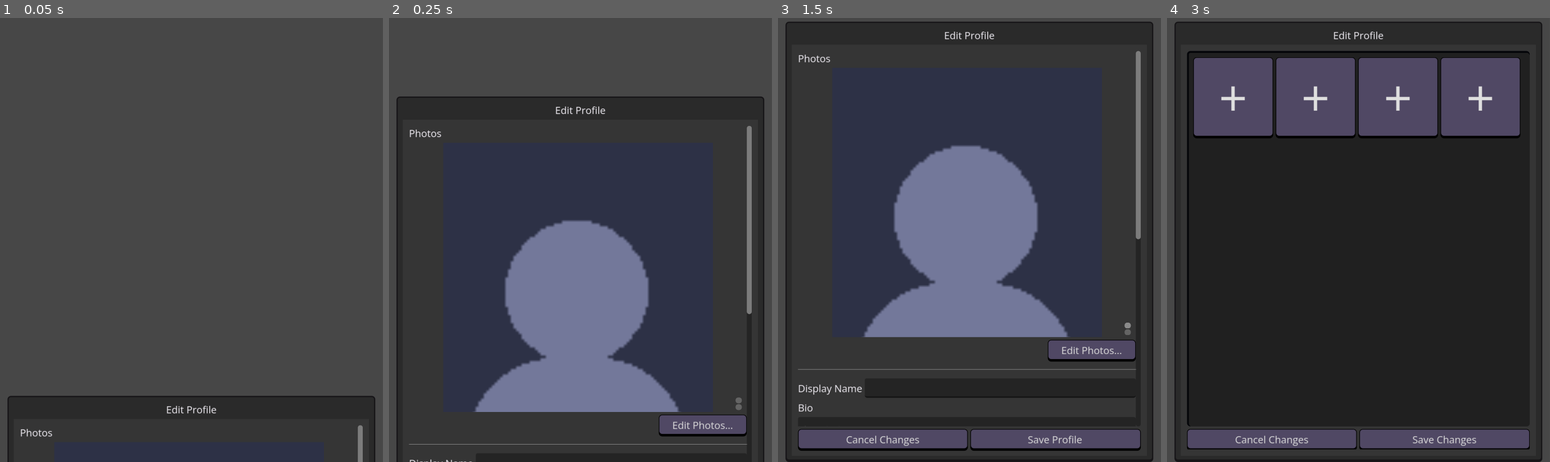
Above: before the commit, frames 1-4 (left to right).
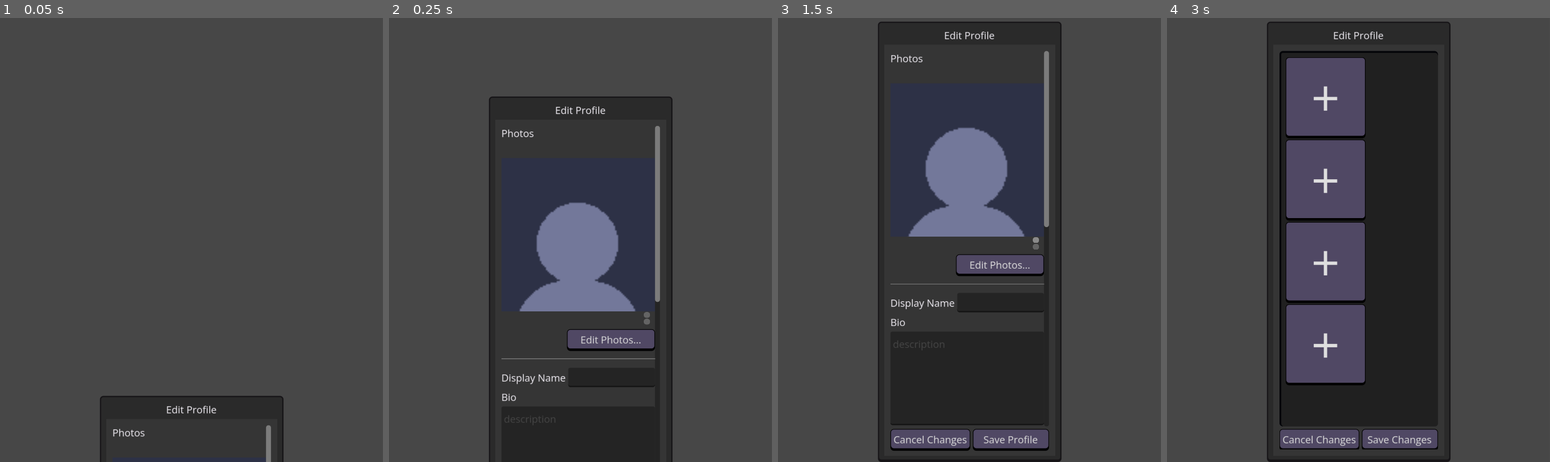
Above: after the commit, the same moments.

Repository: meet-directory/directory-app
Game: Godot game, scene res://app/main_screen/profile/profile_editor/profile_editor_popup.tscn
Two runs of this game, one before a commit and one after it. Both use one fixed random seed, a clock stepped at 60 frames per second and the inputs below. This scene is started directly instead of the project's main scene.
Inputs (mouse positions are in pixels of both pictures, inside the frame that each line leads up to; where the layout moved, square brackets give the same spot in the first picture):
- Up to frame 1 (0.05 s): no input
- Up to frame 2 (0.25 s): no input
- Up to frame 3 (1.5 s): click (1034, 235) [1126, 319] at 0.5 s; click (1034, 240) [1126, 324] at 1.25 s
- Up to frame 4 (3 s): click (1423, 248) [1515, 333] at 2 s; click "Edit Photos..." at 2.75 s

The runs differ from the first frame. In frame 1, 4.3% of the frame differs, in the area x 1-98%, y 85-100%; in frame 2, 35%; in frame 3, 41%; in frame 4, 61%, in the area x 1-98%, y 0-100%.
Error in both runs: Invalid assignment of property or key 'x' with value of type 'Nil' on a base object of type 'Vector2'. (res://app/main_screen/profile/profile_editor/profile_ed…

Commit message:
make profile editor same size as profile preview

Diff:
--- a/app/main_screen/profile/profile_editor/profile_editor.gd
+++ b/app/main_screen/profile/profile_editor/profile_editor.gd
@@ -15,8 +15,19 @@
 signal edit_saved
 signal edit_canceled
 
-#func _ready() -> void:
-	#Server.user_session_loaded.connect(_on_profile_loaded)
+# session is only reloaded when we change photos, so want to refresh the photos
+func _ready() -> void:
+	Server.user_session_loaded.connect(_on_session_profile_loaded)
+	call_deferred("set_sizing")
+	custom_minimum_size.x = App.PROFILE_VIEW_WIDTH
+
+func set_sizing():
+	### Ensure the name is always visible, even on small displays
+	### if the photo viewer takes up the whole screen, there is no place to grab
+	### to scroll and see the rest of the profile.
+	### Likewise the photoviewer size control flags should never be set to EXPAND.
+	var y = photo_viewer.get_parent().size.x*1.2
+	photo_viewer.custom_minimum_size.y = y
 
 func display(profile:ProfileResource) -> void:
 	name_edit.text = profile.username
@@ -58,20 +69,8 @@
 	edit_profile_container.show()
 	Server.get_session_profile()
 
-# session is only reloaded when we change photos, so want to refresh the photos
-func _ready() -> void:
-	Server.user_session_loaded.connect(_on_session_profile_loaded)
-	call_deferred("set_sizing")
-	custom_minimum_size.x = App.PROFILE_VIEW_WIDTH
 
 
-func set_sizing():
-	### Ensure the name is always visible, even on small displays
-	### if the photo viewer takes up the whole screen, there is no place to grab
-	### to scroll and see the rest of the profile.
-	### Likewise the photoviewer size control flags should never be set to EXPAND.
-	var y = photo_viewer.get_parent().size.x*.8
-	photo_viewer.custom_minimum_size.y = y
 
 func _on_session_profile_loaded(profile:ProfileResource) -> void:
 	photo_viewer.setup(profile.photos)
--- a/app/main_screen/profile/profile_editor/profile_editor.tscn
+++ b/app/main_screen/profile/profile_editor/profile_editor.tscn
@@ -33,11 +33,12 @@
 corner_radius_bottom_left = 5
 
 [node name="ProfileEditor" type="MarginContainer" unique_id=178248927]
-anchors_preset = 15
-anchor_right = 1.0
+anchors_preset = 9
 anchor_bottom = 1.0
-grow_horizontal = 2
+offset_right = 376.0
 grow_vertical = 2
+size_flags_horizontal = 3
+size_flags_vertical = 3
 script = ExtResource("1_mo5yl")
 
 [node name="Panel" type="Panel" parent="." unique_id=284619978]
@@ -58,6 +59,7 @@
 [node name="EditProfileContainer" type="ScrollContainer" parent="MarginContainer/EditProfileContainer" unique_id=685163244]
 layout_mode = 2
 size_flags_vertical = 3
+horizontal_scroll_mode = 0
 script = ExtResource("2_odxqi")
 metadata/_custom_type_script = "uid://cmiecml4cjstp"
 
@@ -237,8 +239,9 @@
 horizontal_alignment = 1
 autowrap_mode = 3
 
-[node name="VBoxContainer2" type="HBoxContainer" parent="MarginContainer/EditProfileContainer/EditProfileContainer/VBoxContainer/IdentityMasks/MarginContainer/VBoxContainer" unique_id=1995119084]
-layout_mode = 2
+[node name="VBoxContainer2" type="HFlowContainer" parent="MarginContainer/EditProfileContainer/EditProfileContainer/VBoxContainer/IdentityMasks/MarginContainer/VBoxContainer" unique_id=1224336291]
+layout_mode = 2
+alignment = 1
 
 [node name="VBoxContainer" type="VBoxContainer" parent="MarginContainer/EditProfileContainer/EditProfileContainer/VBoxContainer/IdentityMasks/MarginContainer/VBoxContainer/VBoxContainer2" unique_id=961339437]
 layout_mode = 2
--- a/app/main_screen/profile/profile_editor/profile_editor_popup.tscn
+++ b/app/main_screen/profile/profile_editor/profile_editor_popup.tscn
@@ -30,11 +30,15 @@
 
 [node name="MenuContainer" type="MarginContainer" parent="." unique_id=1698251010]
 unique_name_in_owner = true
-anchors_preset = 15
-anchor_right = 1.0
+anchors_preset = 13
+anchor_left = 0.5
+anchor_right = 0.5
 anchor_bottom = 1.0
+offset_left = -153.0
+offset_right = 153.0
 grow_horizontal = 2
 grow_vertical = 2
+size_flags_horizontal = 4
 theme = ExtResource("2_lty33")
 
 [node name="VirtualKeyboardAdjuster" type="MarginContainer" parent="MenuContainer" unique_id=1120009980]
@@ -45,9 +49,9 @@
 [node name="SideMargins" type="MarginContainer" parent="MenuContainer/VirtualKeyboardAdjuster" unique_id=2101480106]
 unique_name_in_owner = true
 layout_mode = 2
-theme_override_constants/margin_left = 18
+theme_override_constants/margin_left = 7
 theme_override_constants/margin_top = 21
-theme_override_constants/margin_right = 18
+theme_override_constants/margin_right = 7
 theme_override_constants/margin_bottom = 0
 script = ExtResource("2_t64xu")
 top = 0.02
--- a/app/main_screen/profile/profile_editor/relationship_types.gd
+++ b/app/main_screen/profile/profile_editor/relationship_types.gd
@@ -21,7 +21,7 @@
 func _ready() -> void:
 	dating_types.hide()
 	dating_toggle.toggled.connect(_on_dating_toggle_toggled)
-	custom_minimum_size.x = min(App.get_screen_size().x*6, 400)
+	#custom_minimum_size.x = min(App.get_screen_size().x*6, 400)
 
 func _on_dating_toggle_toggled(toggled_on: bool) -> void:
 	dating_types.visible = toggled_on
--- a/resources/styles/app_theme.tres
+++ b/resources/styles/app_theme.tres
@@ -121,6 +121,7 @@
 Button/styles/hover = SubResource("StyleBoxFlat_ijf42")
 Button/styles/normal = SubResource("StyleBoxFlat_32p4c")
 Button/styles/pressed = SubResource("StyleBoxFlat_etiqk")
+CheckBox/font_sizes/font_size = 14
 CheckBox/styles/hover = SubResource("StyleBoxFlat_qvy20")
 CheckBox/styles/hover_pressed = SubResource("StyleBoxFlat_qm0go")
 CheckBox/styles/normal = SubResource("StyleBoxFlat_qvy20")
